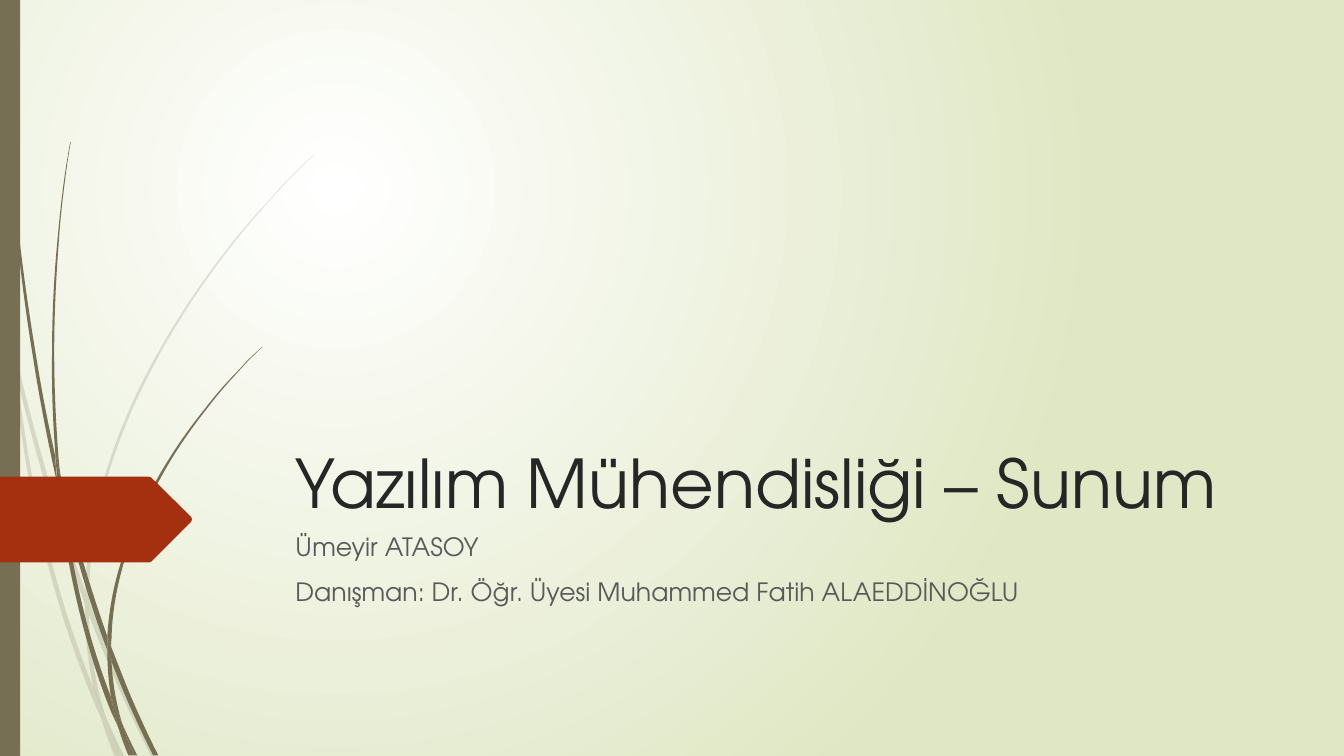
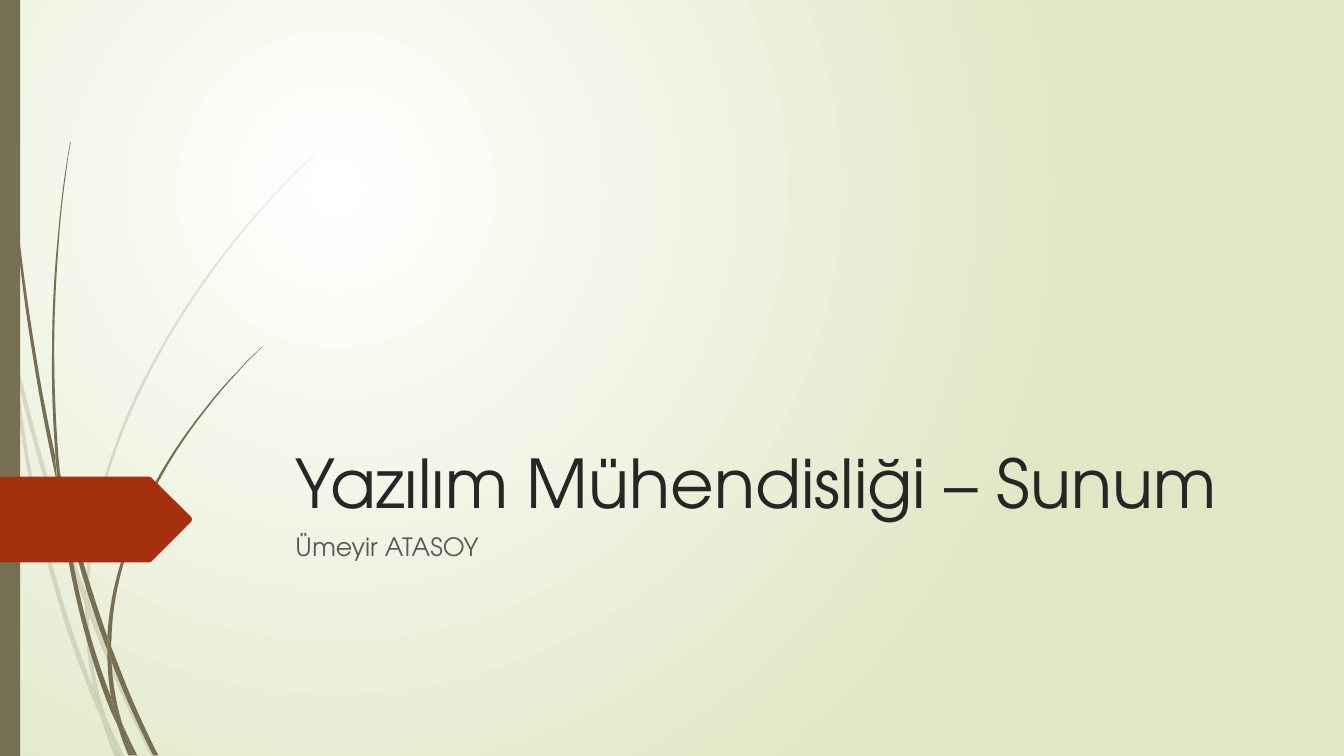
Before and after one commit to umeyiratasoy/Kutuphane-WebAPI-Yazilimi, a slide deck: slide 1 of Documents/Sunum Dosyası.pptx. Drawn at 1344x756 pixels with LibreOffice and Linux fonts; fonts in the diff are those of the drawing. Boxes give left, top, right and bottom in pixels: in the first picture for what was removed or moved away, otherwise in the second. Text is boxed around its words. In the diff, an @@ line names an element or a change of style, - is before the commit and + after.

Commit message:
Yazılım Mühendisliği dersi için geliştirilmiş proje

```diff
--- a/Documents/Sunum Dosyası.pptx
+++ b/Documents/Sunum Dosyası.pptx
@@ subtitle at [295,578,1019,607]: paragraph removed @@
-Danışman: Dr. Öğr. Üyesi Muhammed Fatih ALAEDDİNOĞLU
```
Also in this commit, not shown: 3 other files.
